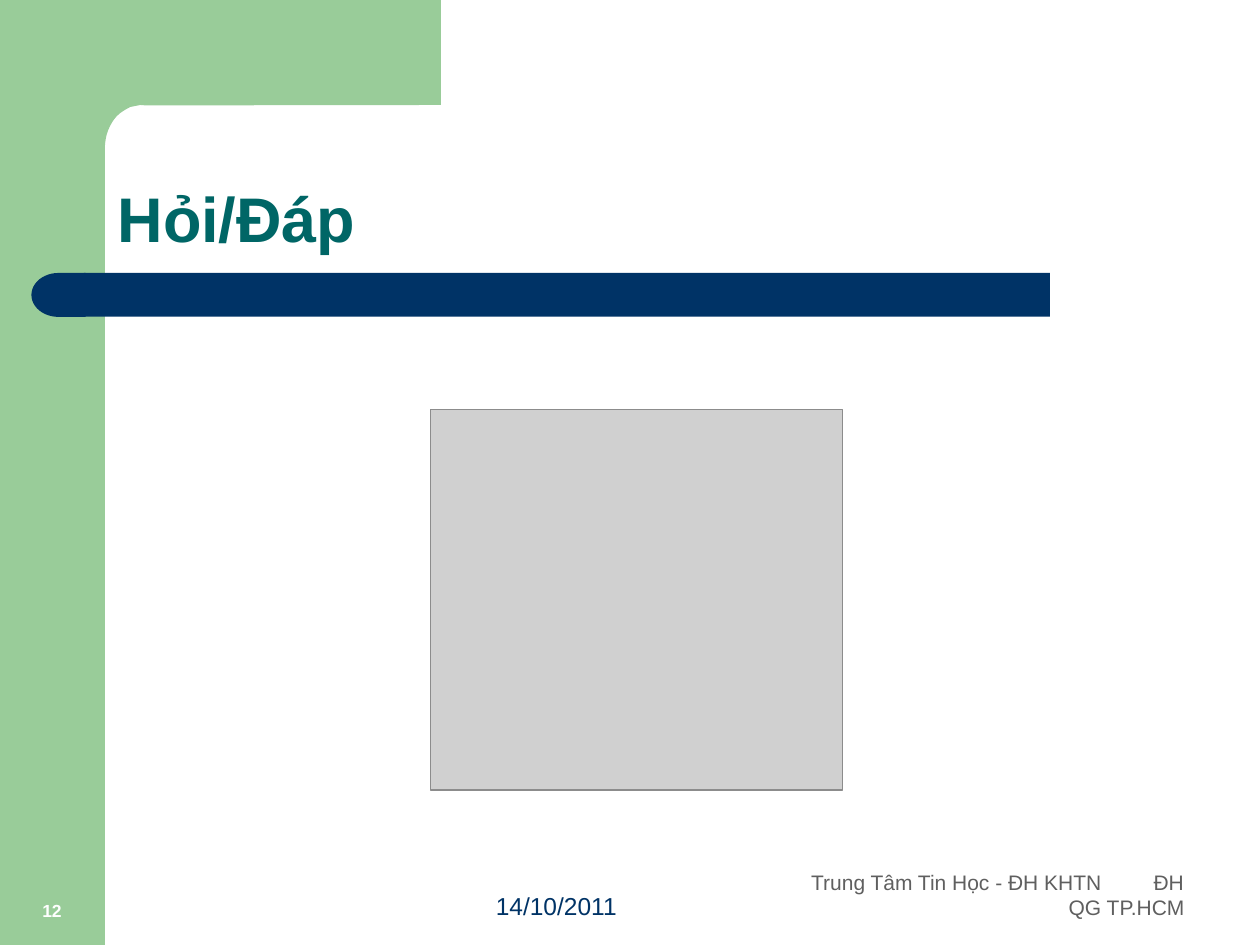
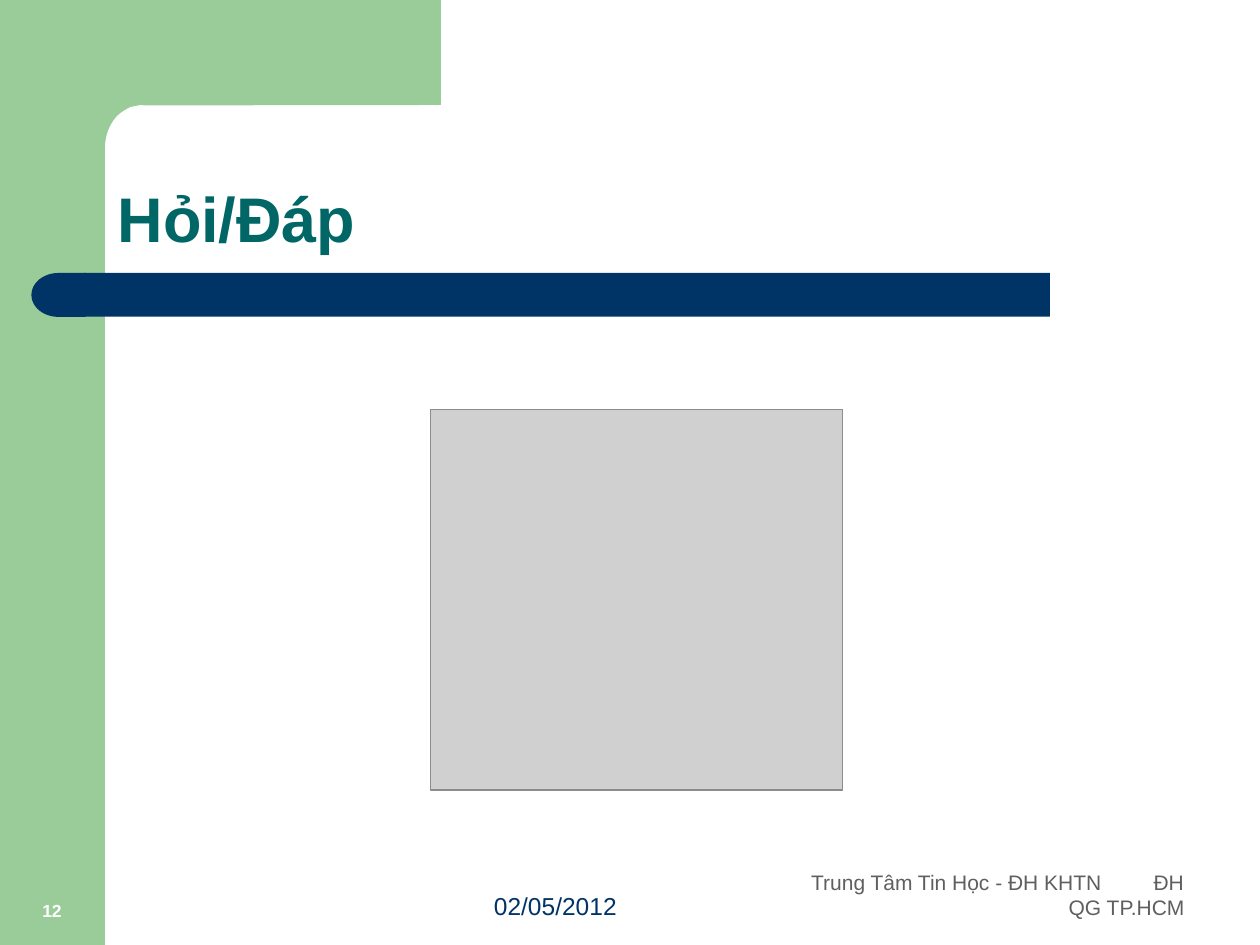
Before and after one commit to Timon-CHP/t3hand, a slide deck: slide 12 of lessions/Android_Par04_SharePreference_File.pptx. Drawn at 1260x945 pixels with LibreOffice and Linux fonts; fonts in the diff are those of the drawing; grey boxes stand for pictures. Boxes give left, top, right and bottom in pixels: in the first picture for what was removed or moved away, otherwise in the second. Text is boxed around its words. In the diff, an @@ line names an element or a change of style, - is before the commit and + after.

```diff
--- a/lessions/Android_Par04_SharePreference_File.pptx
+++ b/lessions/Android_Par04_SharePreference_File.pptx
@@ text at <box>494,897,617,916</box>: text changed @@
-14/10/2011
+02/05/2012
```
Also in this commit, not shown: 4 other slides changed.
